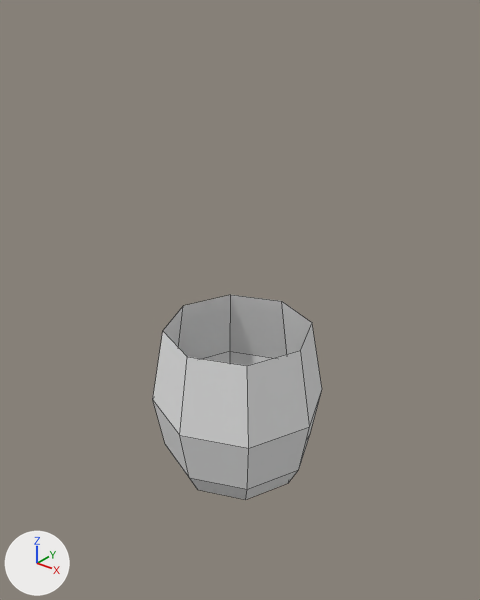
One commit to the Blender file assets/models/lantern/lantern.blend: the scene before it, then after it.
Camera for both pictures: a 50 mm camera at (3.39, -4.21, 4.91) aimed at (0.01, 0.02, 2.29). The lights are fixed; the arrows at lower left show +X, +Y and +Z. The first picture is the older version. Mesh edges are drawn as thin lines. The same objects are shown in both versions, whatever each file hides.

Names of what the first picture shows: 'Glass'.
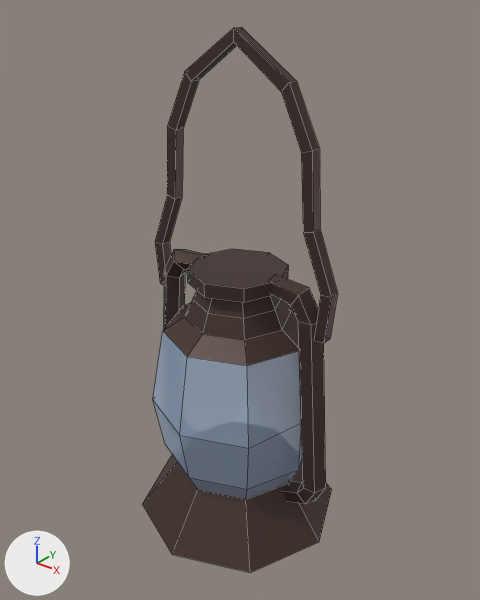
Changed parts and their boxes (x1, y1, x2, y2) in the pictures (480 x 600 px):
'Lantern', added (brown)
    after: (143, 27, 338, 573)
'Glass', recoloured
    both: (153, 331, 302, 500)

Patch to the scene script:
```diff
--- a/assets/models/lantern/lantern.blend.py
+++ b/assets/models/lantern/lantern.blend.py
@@ mat_glass @@
+mat_glass = principled_material('Glass')
+mat_glass.base_color = (0.437, 0.571, 0.8)  # blue #b1c7e7
+mat_glass.alpha = 0.5
@@ mat_lanternmetal @@
+mat_lanternmetal = principled_material('LanternMetal')
+mat_lanternmetal.base_color = (0.0683, 0.0398, 0.0325)  # brown #4a3833
+mat_lanternmetal.metallic = 0.425
@@ me_circle_001 @@
 # used by ob_glass; location = (0.0, 0.0, 0.0)
-me_circle_001.from_pydata(...)  # 32 vertices, 24 faces; spans x -0.82..0.82, y -0.82..0.82, z 0.52..2.02
+me_circle_001.from_pydata(...)  # 32 vertices, 24 faces; spans x -0.74..0.74, y -0.82..0.82, z 0.52..2.02
+# edits to the shape of me_circle_001 do not show in these pictures
+me_circle_001.materials.append(mat_glass)  # blue #b1c7e7
@@ me_circle_003_1 @@
+me_circle_003_1.from_pydata(...)  # 168 vertices, 141 faces; spans x -1.03..1.01, y -1.0..1.0, z 0.0..4.57
+me_circle_003_1.materials.append(mat_lanternmetal)  # brown #4a3833
@@ ob_lantern @@
+ob_lantern = bpy.data.objects.new('Lantern', me_circle_003_1)
+ob_lantern.location = (0.0, 0.0, 0.0)
```
